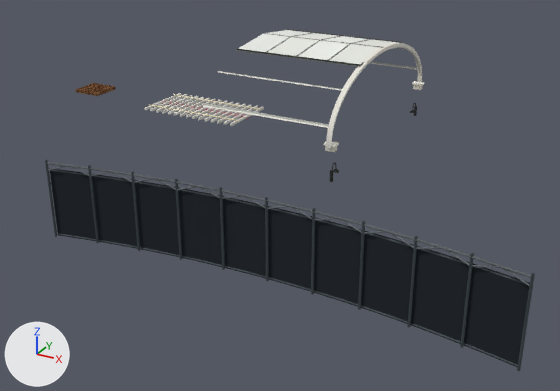
Before and after pictures for a commit that changed the Blender file assets/models/interior-architecture/interiors.blend.
Both versions are drawn from a camera (50 mm lens) standing at (18.3, -30.2, 15.3) and looking at (1.7, 0.0, 0.2). Lighting does not change. The marker at lower left points along +X, +Y and +Z. The first picture is the older version.

The scene before the commit, as lines of its bpy script (objects in view):
```python
ob_유백_천창___경사_채광판 = bpy.data.objects.new('유백 천창 · 경사 채광판', me_유백_천창___경사_채광판)
ob_유백_천창___경사_채광판.location = (4.19, 2.73, 6.85)
ob_유백_천창___경사_채광판_001 = bpy.data.objects.new('유백 천창 · 경사 채광판.001', me_유백_천창___경사_채광판_001)
ob_유백_천창___경사_채광판_001.location = (2.56, 2.73, 6.85)
ob_유백_천창___경사_채광판_002 = bpy.data.objects.new('유백 천창 · 경사 채광판.002', me_유백_천창___경사_채광판_002)
ob_유백_천창___경사_채광판_002.location = (0.94, 2.73, 6.85)
ob_유백_천창___경사_채광판_003 = bpy.data.objects.new('유백 천창 · 경사 채광판.003', me_유백_천창___경사_채광판_003)
ob_유백_천창___경사_채광판_003.location = (-0.69, 2.73, 6.85)
ob_유백_천창___경사_채광판_004 = bpy.data.objects.new('유백 천창 · 경사 채광판.004', me_유백_천창___경사_채광판_004)
ob_유백_천창___경사_채광판_004.location = (4.19, 5.28, 6.85)
ob_유백_천창___경사_채광판_005 = bpy.data.objects.new('유백 천창 · 경사 채광판.005', me_유백_천창___경사_채광판_005)
ob_유백_천창___경사_채광판_005.location = (2.56, 5.28, 6.85)
ob_유백_천창___경사_채광판_006 = bpy.data.objects.new('유백 천창 · 경사 채광판.006', me_유백_천창___경사_채광판_006)
ob_유백_천창___경사_채광판_006.location = (0.94, 5.28, 6.85)
ob_유백_천창___경사_채광판_007 = bpy.data.objects.new('유백 천창 · 경사 채광판.007', me_유백_천창___경사_채광판_007)
ob_유백_천창___경사_채광판_007.location = (-0.69, 5.28, 6.85)
ob_화면_케이스_033 = bpy.data.objects.new('화면 케이스.033', me_화면_케이스_033)
ob_화면_케이스_033.location = (11.75, -7.5, 1.58)
# also in view: '화면 케이스.009' at (-0.2, -7.3, 1.6); '화면 케이스.037' at (13.8, -7.8, 1.6); '배면 각관.005' at (5.0, -7.1, 1.8); '화면 케이스.001' at (-4.2, -7.9, 1.6); '화면 케이스.006' at (-1.8, -7.5, 1.6)
```
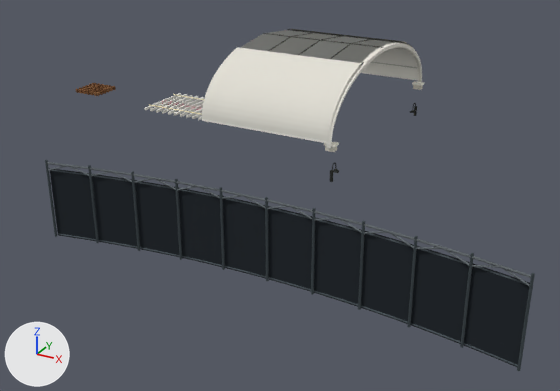
Boxes [x1, y1, x2, y2] around the edits, measured in the pictures (560 x 391 px):
'아치 회반죽 · 상부 마감', added
    after: [202, 47, 361, 141]
'아치 회반죽 · 천장 안쪽.001', added
    after: [361, 47, 418, 81]
'유백 천창 · 경사 채광판.001', recoloured (white to grey)
    both: [300, 40, 349, 59]
'유백 천창 · 경사 채광판', recoloured (white to grey)
    both: [332, 44, 380, 64]
'유백 천창 · 경사 채광판.002', recoloured (white to grey)
    both: [270, 37, 319, 55]
'유백 천창 · 경사 채광판.003', recoloured (white to grey)
    both: [240, 34, 289, 51]
'아치 회반죽 · 천장 안쪽', added
    after: [202, 67, 360, 144]
'유백 천창 · 경사 채광판.005', recoloured (white to grey)
    both: [324, 36, 369, 43]
'유백 천창 · 경사 채광판.004', recoloured (white to grey)
    both: [353, 40, 398, 47]
'유백 천창 · 경사 채광판.006', recoloured (white to grey)
    both: [293, 33, 337, 40]
'유백 천창 · 경사 채광판.007', recoloured (white to grey)
    both: [264, 30, 310, 36]
'아치 회반죽 · 상부 마감.001', added
    after: [292, 29, 413, 48]

What changed in the scene script:
```text
Change mat_빛_e7e8e2:
    remove n0 = _N.new('ShaderNodeOutputMaterial'); n0.name = 'Material Output.001'
    remove n1 = _N.new('ShaderNodeBsdfDiffuse'); n1.name = 'Diffuse BSDF'
    remove n1.inputs[0].default_value = (0.799, 0.807, 0.761, 1.0)  # 'Color', white #e7e8e2
    remove _L.new(n1.outputs[0], n0.inputs[0])  # 'BSDF' to 'Surface'
    add n2 = _N.new('ShaderNodeOutputMaterial'); n2.name = 'Material Output'
    add n3 = _N.new('ShaderNodeBsdfTranslucent'); n3.name = 'Opal rooflight'
    add n3.inputs[0].default_value = (0.799, 0.807, 0.761, 1.0)  # 'Color', white #e7e8e2
    add _L.new(n3.outputs[0], n2.inputs[0])  # 'BSDF' to 'Surface'
Change mat_빛_eef0eb:
    remove n0 = _N.new('ShaderNodeOutputMaterial'); n0.name = 'Material Output.001'
    remove n1 = _N.new('ShaderNodeBsdfDiffuse'); n1.name = 'Diffuse BSDF'
    remove n1.inputs[0].default_value = (0.855, 0.871, 0.831, 1.0)  # 'Color', white #eef0eb
    remove _L.new(n1.outputs[0], n0.inputs[0])  # 'BSDF' to 'Surface'
    add n2 = _N.new('ShaderNodeOutputMaterial'); n2.name = 'Material Output'
    add n3 = _N.new('ShaderNodeBsdfTranslucent'); n3.name = 'Opal rooflight'
    add n3.inputs[0].default_value = (0.855, 0.871, 0.831, 1.0)  # 'Color', white #eef0eb
    add _L.new(n3.outputs[0], n2.inputs[0])  # 'BSDF' to 'Surface'
Change mat_빛_e9eae4:
    remove n0 = _N.new('ShaderNodeOutputMaterial'); n0.name = 'Material Output.001'
    remove n1 = _N.new('ShaderNodeBsdfDiffuse'); n1.name = 'Diffuse BSDF'
    remove n1.inputs[0].default_value = (0.815, 0.823, 0.776, 1.0)  # 'Color', white #e9eae4
    remove _L.new(n1.outputs[0], n0.inputs[0])  # 'BSDF' to 'Surface'
    add n2 = _N.new('ShaderNodeOutputMaterial'); n2.name = 'Material Output'
    add n3 = _N.new('ShaderNodeBsdfTranslucent'); n3.name = 'Opal rooflight'
    add n3.inputs[0].default_value = (0.815, 0.823, 0.776, 1.0)  # 'Color', white #e9eae4
    add _L.new(n3.outputs[0], n2.inputs[0])  # 'BSDF' to 'Surface'
Change mat_빛_e9ebe6:
    remove n0 = _N.new('ShaderNodeOutputMaterial'); n0.name = 'Material Output.001'
    remove n1 = _N.new('ShaderNodeBsdfDiffuse'); n1.name = 'Diffuse BSDF'
    remove n1.inputs[0].default_value = (0.815, 0.831, 0.791, 1.0)  # 'Color', white #e9ebe6
    remove _L.new(n1.outputs[0], n0.inputs[0])  # 'BSDF' to 'Surface'
    add n2 = _N.new('ShaderNodeOutputMaterial'); n2.name = 'Material Output'
    add n3 = _N.new('ShaderNodeBsdfTranslucent'); n3.name = 'Opal rooflight'
    add n3.inputs[0].default_value = (0.815, 0.831, 0.791, 1.0)  # 'Color', white #e9ebe6
    add _L.new(n3.outputs[0], n2.inputs[0])  # 'BSDF' to 'Surface'
Add ob_아치_회반죽___상부_마감_001:
    ob_아치_회반죽___상부_마감_001 = bpy.data.objects.new('아치 회반죽 · 상부 마감.001', me_아치_회반죽___상부_마감_001)  # 30 vertices, 14 faces; spans x -3.25..3.25, y -1.6..1.6, z -1.34..1.34; in mat_e3e0d6 (light grey #e3e0d6)
    ob_아치_회반죽___상부_마감_001.location = (1.75, 8.15, 5.44)
Add ob_아치_회반죽___천장_안쪽_001:
    ob_아치_회반죽___천장_안쪽_001 = bpy.data.objects.new('아치 회반죽 · 천장 안쪽.001', me_아치_회반죽___천장_안쪽_001)  # 30 vertices, 14 faces; spans x -3.25..3.25, y -1.6..1.6, z -1.34..1.34; in mat_f1eee5 (white #f1eee5)
    ob_아치_회반죽___천장_안쪽_001.location = (1.75, 8.15, 5.34)
Add ob_아치_회반죽___상부_마감:
    ob_아치_회반죽___상부_마감 = bpy.data.objects.new('아치 회반죽 · 상부 마감', me_아치_회반죽___상부_마감)  # 30 vertices, 14 faces; spans x -3.25..3.25, y -1.6..1.6, z -1.34..1.34; in mat_e3e0d6 (light grey #e3e0d6)
    ob_아치_회반죽___상부_마감.location = (1.75, -0.15, 5.44)
Add ob_아치_회반죽___천장_안쪽:
    ob_아치_회반죽___천장_안쪽 = bpy.data.objects.new('아치 회반죽 · 천장 안쪽', me_아치_회반죽___천장_안쪽)  # 30 vertices, 14 faces; spans x -3.25..3.25, y -1.6..1.6, z -1.34..1.34; in mat_f1eee5 (white #f1eee5)
    ob_아치_회반죽___천장_안쪽.location = (1.75, -0.15, 5.34)
```
